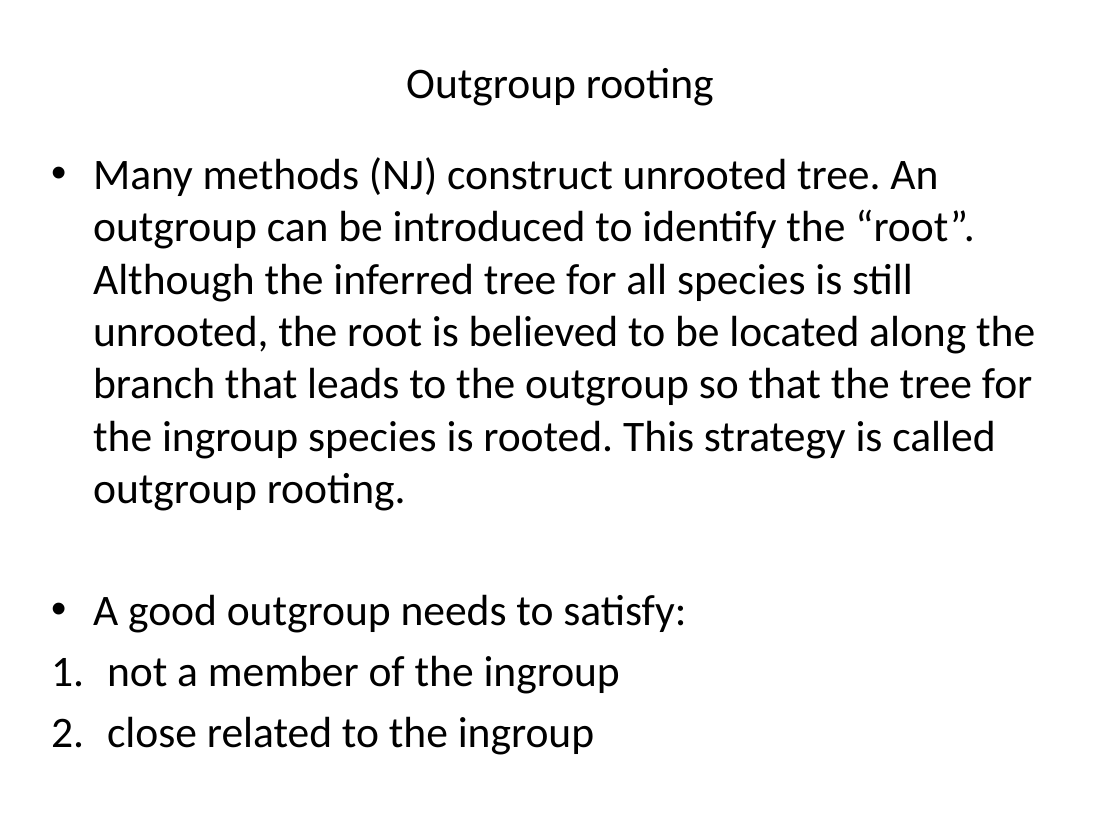
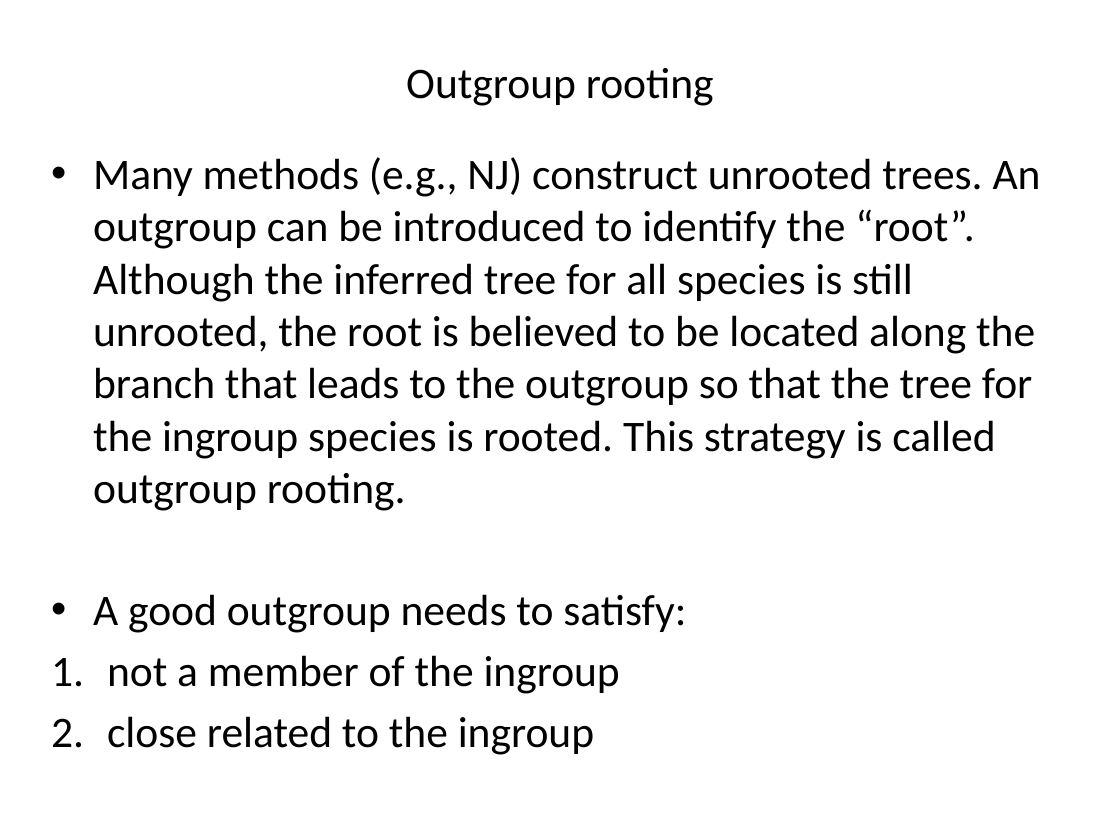
Before and after one commit to liu3zhenlab/teaching, a slide deck: slide 34 of PLPTH813Bioinformatis/2023/lectures/lecture10_phylogeny.pptx (slide 33 before the commit). Drawn at 1120x840 pixels with LibreOffice and Linux fonts; fonts in the diff are those of the drawing. Boxes give left, top, right and bottom in pixels: in the first picture for what was removed or moved away, otherwise in the second. Text is boxed around its words. In the diff, an @@ line names an element or a change of style, - is before the commit and + after.

```diff
--- a/PLPTH813Bioinformatis/2023/lectures/lecture10_phylogeny.pptx
+++ b/PLPTH813Bioinformatis/2023/lectures/lecture10_phylogeny.pptx
@@ text at [93,157,1041,511]: text changed @@
-• Many methods (NJ) construct unrooted tree. An outgroup can be introduced to identify the “root”. Although the inferred tree for all species is still unrooted, the root is believed to be located along the branch that leads to the outgroup so that the tree for the ingroup species is rooted. This strategy is called outgroup rooting.
+• Many methods (e.g., NJ) construct unrooted trees. An outgroup can be introduced to identify the “root”. Although the inferred tree for all species is still unrooted, the root is believed to be located along the branch that leads to the outgroup so that the tree for the ingroup species is rooted. This strategy is called outgroup rooting.
```
Also in this commit, not shown: 5 other slides changed, 1 slide added, 3 other files.
